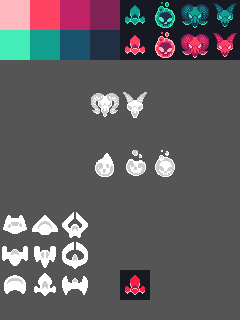
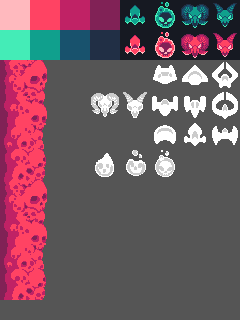
Two versions of the same layered image (240 x 320). Layer-by-layer changes:
added layer "Layer 2" above "Layer 1" over (0, 60, 47, 300)
painted on "Layer 1" over (2, 62, 238, 296)
painted on "Layer 0" over (120, 270, 150, 300)
